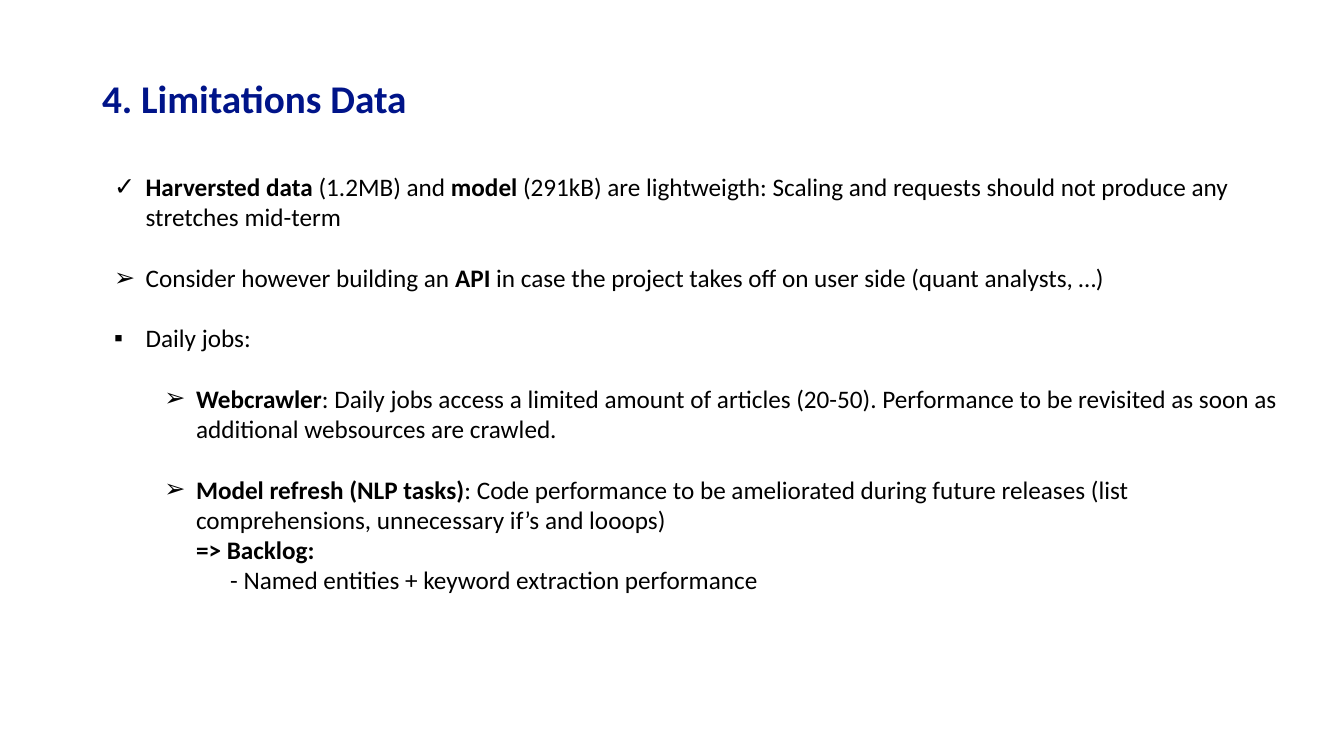
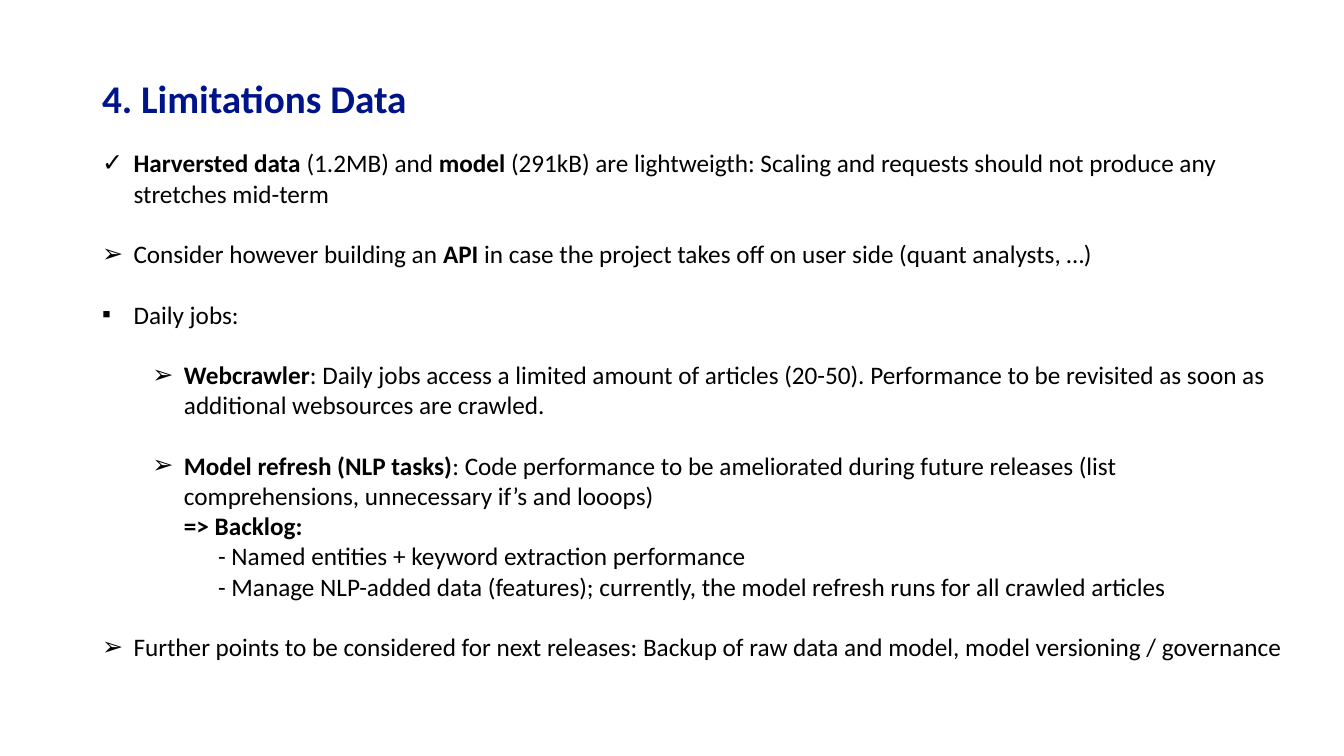
Before and after one commit to sachaschwab/NLP-Clustering, a slide deck: slide 8 of submission/A3_DocumentNumber_4_sacha_schwab.pptx (slide 7 before the commit). Drawn at 1344x756 pixels with LibreOffice and Linux fonts; fonts in the diff are those of the drawing. Boxes give left, top, right and bottom in pixels: in the first picture for what was removed or moved away, otherwise in the second. Text is boxed around its words. In the diff, an @@ line names an element or a change of style, - is before the commit and + after.

```diff
--- a/submission/A3_DocumentNumber_4_sacha_schwab.pptx
+++ b/submission/A3_DocumentNumber_4_sacha_schwab.pptx
@@ text "Harversted data (1.2MB) and model ...": place and size @@
-text "Harversted data (1.2MB) and model ..." at [146,177,1276,593]
+text "Harversted data (1.2MB) and model ..." at [134,153,1281,661]
@@ text at [134,456,1281,661]: text changed @@
-  ➢ Model refresh (NLP tasks): Code performance to be ameliorated during future releases (list comprehensions, unnecessary if’s and looops)
-    => Backlog:
-    - Named entities + keyword extraction performance
+  ➢ Model refresh (NLP tasks): Code performance to be ameliorated during future releases (list comprehensions, unnecessary if’s and looops)
+    => Backlog:
+    - Named entities + keyword extraction performance
+    - Manage NLP-added data (features); currently, the model refresh runs for all crawled articles
+➢ Further points to be considered for next releases: Backup of raw data and model, model versioning / governance
```
Also in this commit, not shown: 1 slide added, 1 slide removed, 10 other files.
